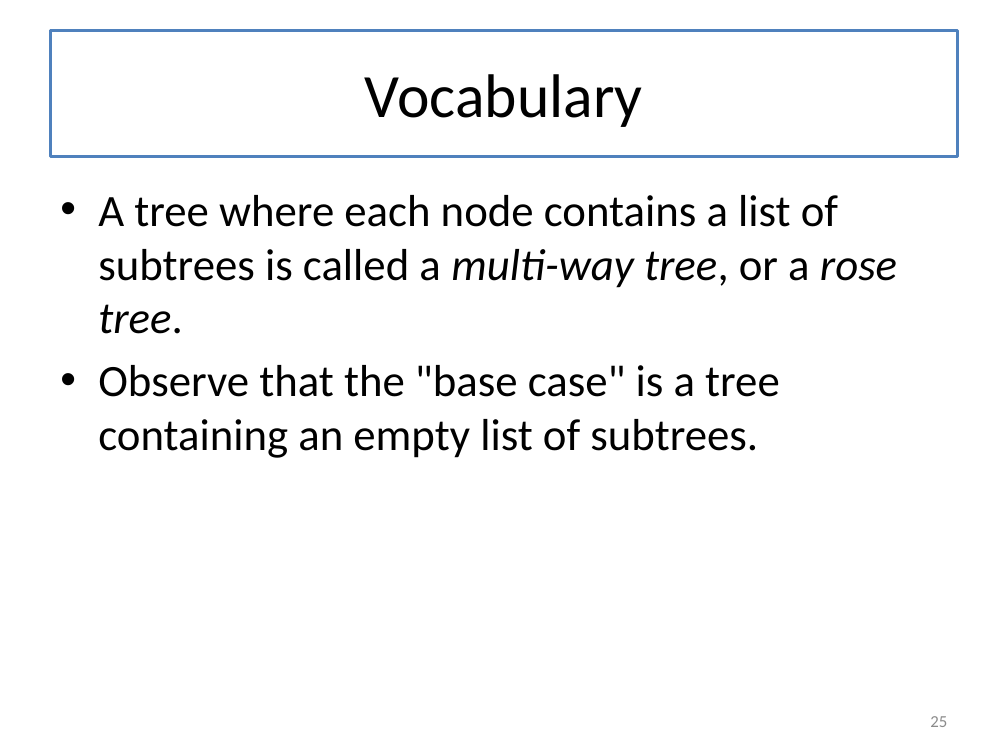
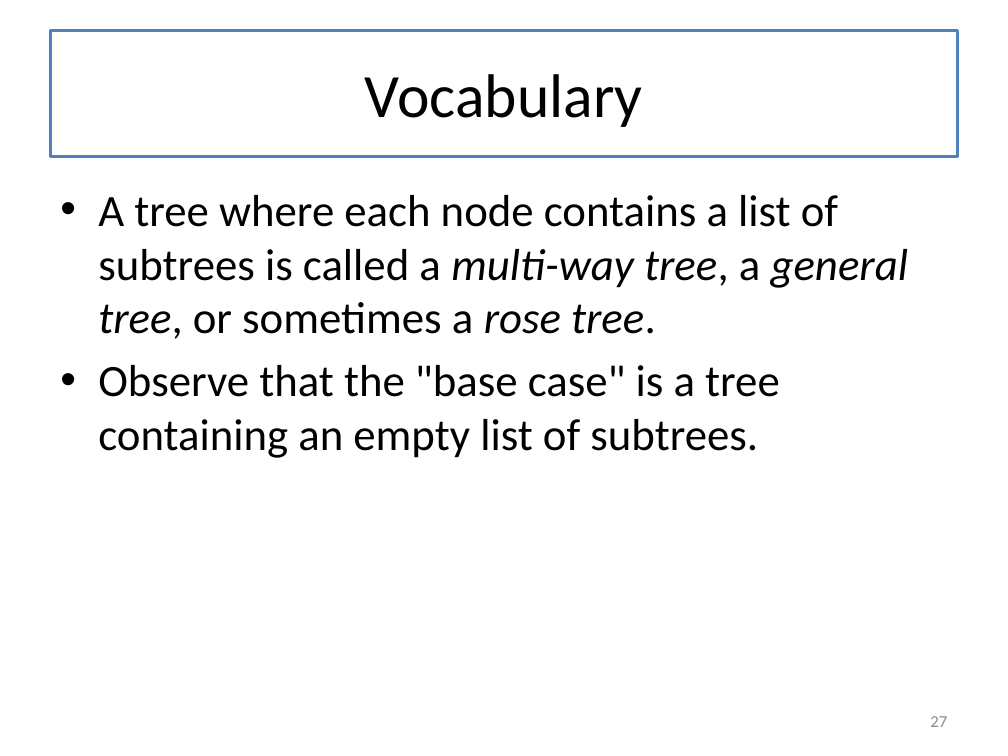
Before and after one commit to mwand/cs5010f17, a slide deck: slide 27 of Slides/Lesson 5.X Trees and Graphs - Combined Slides.pptx (slide 25 before the commit). Drawn at 1008x756 pixels with LibreOffice and Linux fonts; fonts in the diff are those of the drawing. Boxes give left, top, right and bottom in pixels: in the first picture for what was removed or moved away, otherwise in the second. Text is boxed around its words. In the diff, an @@ line names an element or a change of style, - is before the commit and + after.

```diff
--- a/Slides/Lesson 5.X Trees and Graphs - Combined Slides.pptx
+++ b/Slides/Lesson 5.X Trees and Graphs - Combined Slides.pptx
@@ text at <box>98,195,909,339</box>: text changed @@
-• A tree where each node contains a list of subtrees is called a multi-way tree, or a rose tree.
+• A tree where each node contains a list of subtrees is called a multi-way tree, a general tree, or sometimes a rose tree.
@@ page number at <box>930,716,947,727</box>: text changed @@
-25
+27
```
Also in this commit, not shown: 5 other slides changed, 5 slides added, 6 slides removed, 2 other files.
